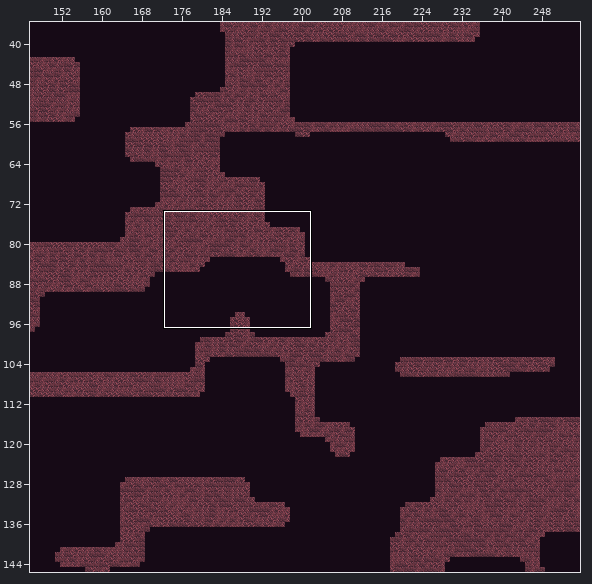
Two states of a Tiled map, android/assets/maps/level1.tmx. The first picture is a wide view before the edit; the outline marks the close-up.
Close-up. First the earlier version:
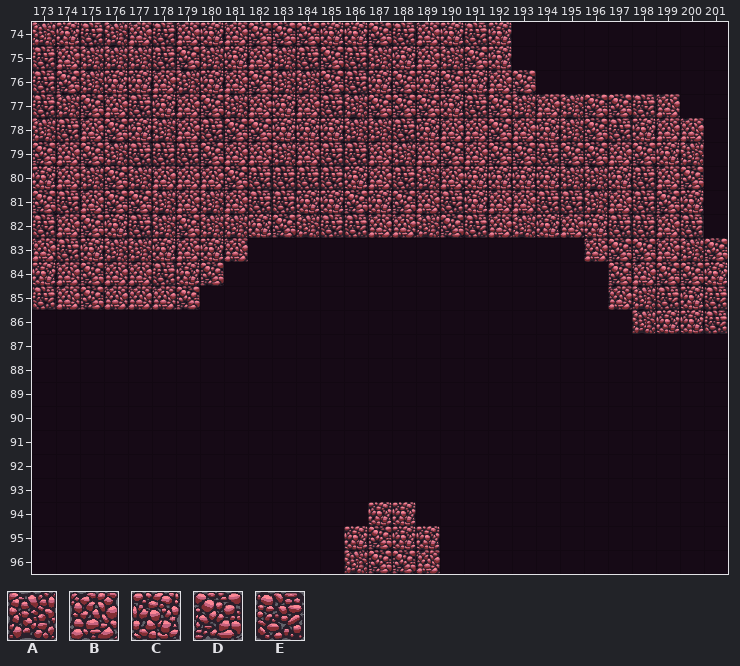
Cells are 64x64 px. Shown: x 173..201, y 74..96. The commit also changed other parts of the map, which this record leaves out.
Key: from "tileMapGutter": A 5, B 6, C 7, D 8, E 9.
_ is an empty cell.
Layers that did not change in this view are not listed.
Layer "terrain" before, first column x 173:
74 ACEABEBCBDDDCCDEBCEC_________
75 EBAAAEDACBAEDEACBADC_________
76 EDACCBACBDAADECDCDCBD________
77 EADBECBDABCBEADDDCEDABADDEB__
78 AEBDCABEDDCCCAAECBBDBCADECBB_
79 DBDAEEEDBBABEEBABDBDDEDDBDCA_
80 CBADABBBDEEEECBEABCCCCAACEBD_
81 DEBDDABABEECCDCDBECBBEEABEDC_
82 EBDCEADAACDAEEBBADEBACBCEEBE_
83 BECAACBCB______________BDDBAD
84 CBDBBECD________________DBDDC
85 EBDBBBD_________________BAECE
86 _________________________ACCE
87 _____________________________
88 _____________________________
89 _____________________________
90 _____________________________
91 _____________________________
92 _____________________________
93 _____________________________
94 ______________CC_____________
95 _____________CDCC____________
96 _____________ADDB____________
Now the later version:
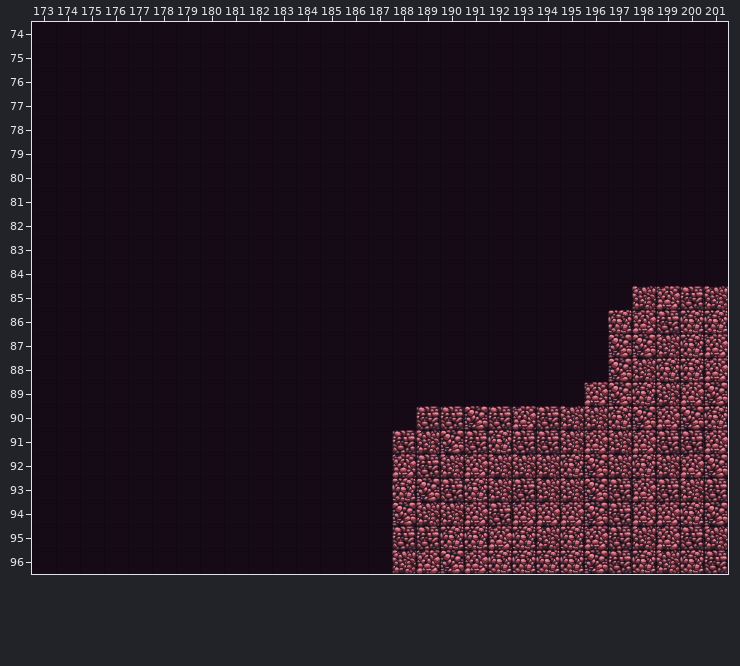
The edit:
Changed rows in their new state; . is an unchanged cell.
Layer "terrain":
first column x 173:
74 ____________________.........
75 ____________________.........
76 _____________________........
77 ___________________________..
78 ____________________________.
79 ____________________________.
80 ____________________________.
81 ____________________________.
82 ____________________________.
83 _________..............______
84 ________................_____
85 _______................._.BEA
86 ........................CBE.C
87 ........................DDACB
88 ........................DACCB
89 .......................BDCABD
90 ................EEDEBEAACDBDC
91 ...............EADECEEABABEEB
92 ...............BEABAAACDACABD
93 ...............CDECAEAADEBEAE
94 .............._DAABEBBBDEBBCD
95 .............__EECCBCACBEABEA
96 .............__A.DBCCCCDECACE
Pixel boxes of the changes (left, top, right, bottom) in both close-ups:
changed: (32, 22, 728, 574)
